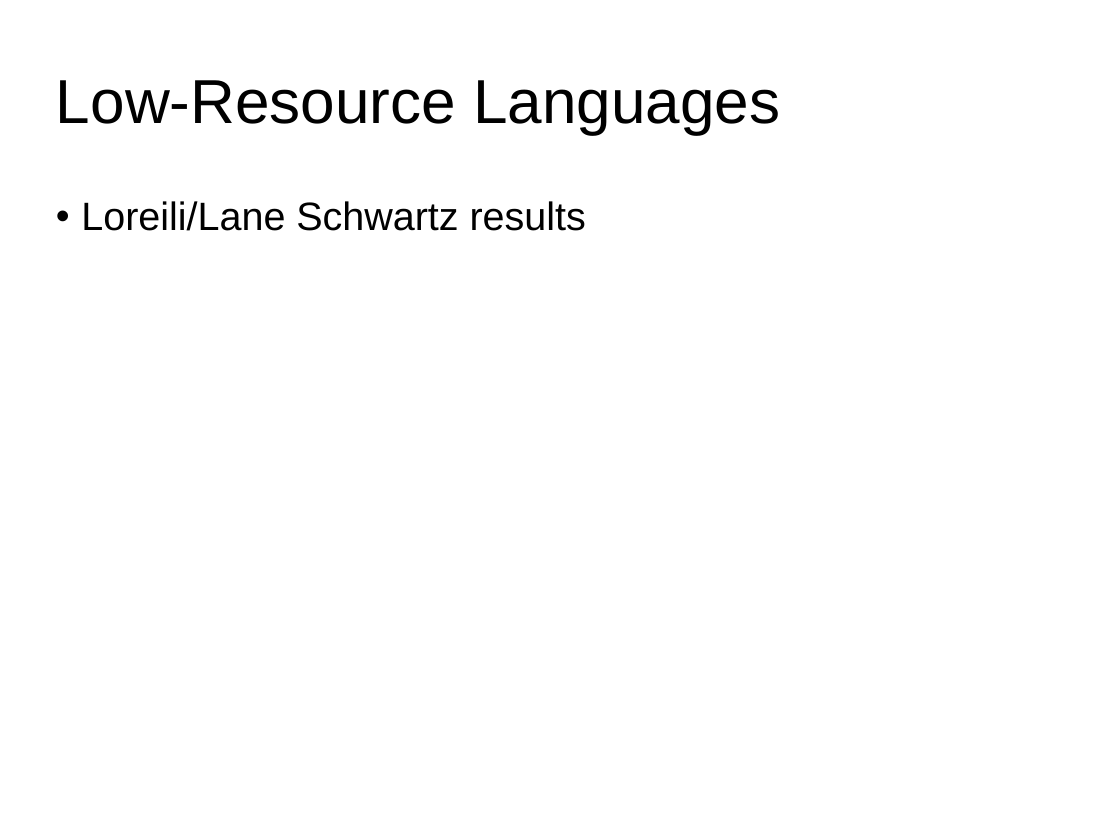
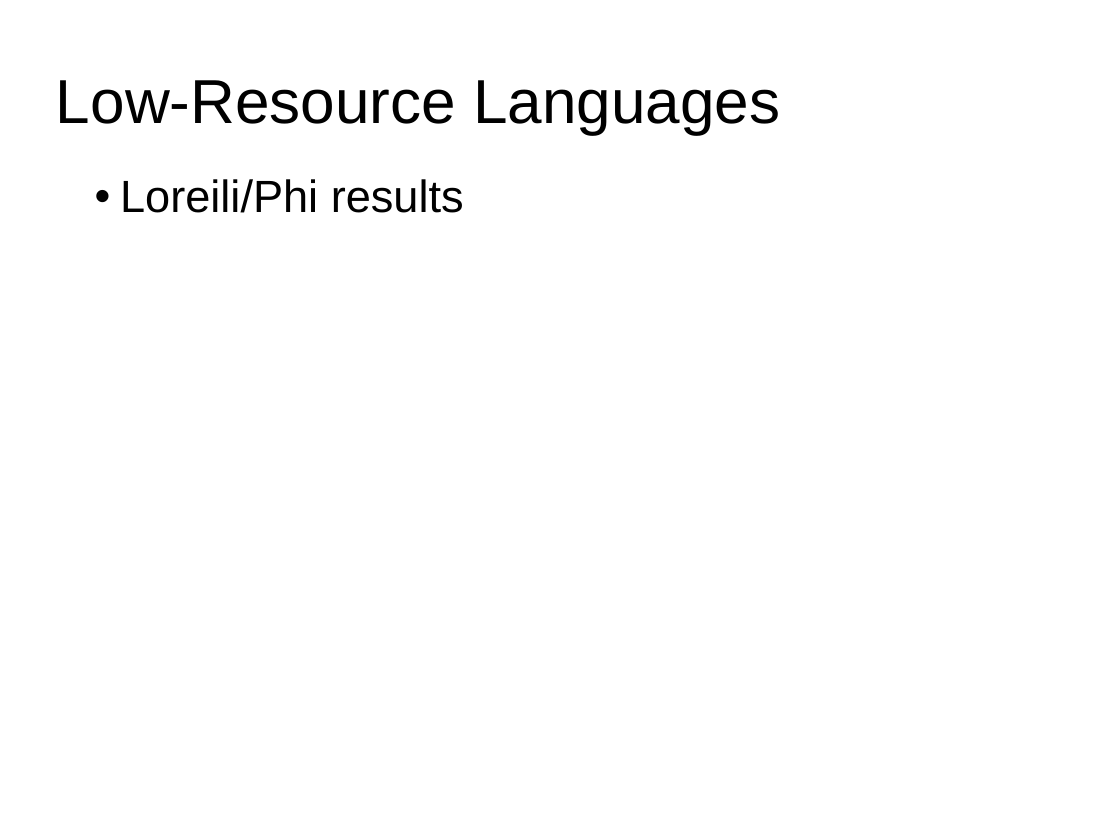
Before and after one commit to hieuhoang/papers, a slide deck: slide 10 of mtma17/slides.pptx. Drawn at 1120x840 pixels with LibreOffice and Linux fonts; fonts in the diff are those of the drawing. Boxes give left, top, right and bottom in pixels: in the first picture for what was removed or moved away, otherwise in the second. Text is boxed around its words. In the diff, an @@ line names an element or a change of style, - is before the commit and + after.

```diff
--- a/mtma17/slides.pptx
+++ b/mtma17/slides.pptx
@@ text at bbox=[120, 179, 464, 213]: text changed; size 28 to 32 pt @@
-• Loreili/Lane Schwartz results
+• Loreili/Phi results
```
Also in this commit, not shown: 3 other slides changed.
